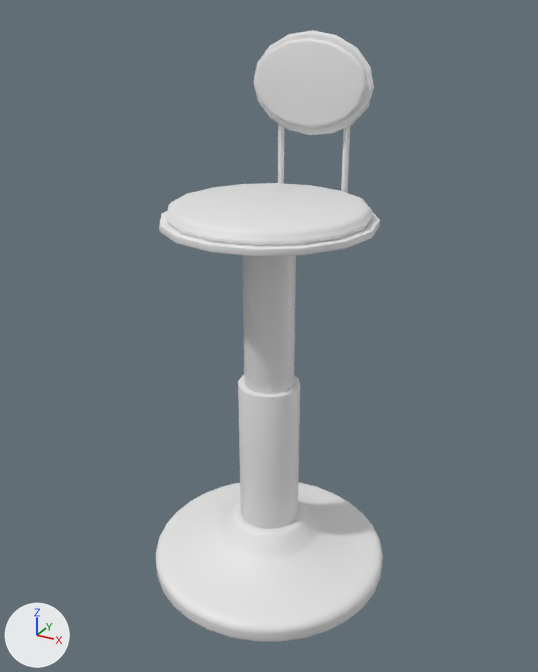
Renders of the FBX model Assets/FBX/BarStool.fbx from each side of a commit.
Rendered twice from a camera (50 mm lens) standing at (0.513, -0.933, 0.897) and looking at (0.0, -0.001, 0.431). The axes (+X, +Y, +Z) are drawn at lower left. The lights are the same throughout. Where no turn or scale is listed for an object, it has been applied to the vertices.
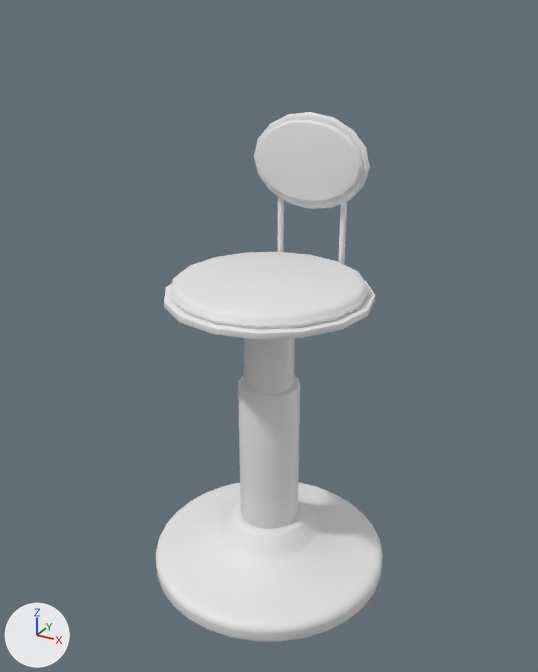
What differs and where, as boxes (x1, y1, x2, y2) in the pictures (538 x 672 px):
'Cylinder.003', moved: before (166, 183, 373, 246); after (170, 252, 369, 329)
'Cylinder.006', moved: before (255, 38, 366, 128); after (256, 119, 362, 202)
'Cylinder.002', moved: before (159, 211, 380, 394); after (164, 280, 375, 394)
'Cylinder.005', moved: before (253, 30, 374, 135); after (254, 112, 370, 209)
'Cylinder.004', moved: before (278, 123, 350, 193); after (278, 197, 347, 264)

Patch to the scene script:
```diff
--- a/Assets/FBX/BarStool.fbx.py
+++ b/Assets/FBX/BarStool.fbx.py
@@ ob_cylinder_006 @@
 ob_cylinder_006 = bpy.data.objects.new('Cylinder.006', me_cylinder_013)
-ob_cylinder_006.location = (0.0, 0.0, 0.0)
+ob_cylinder_006.location = (0.0, 0.0, -0.115)
@@ ob_cylinder_004 @@
 ob_cylinder_004 = bpy.data.objects.new('Cylinder.004', me_cylinder_011)
-ob_cylinder_004.location = (0.0, 0.0, 0.0)
+ob_cylinder_004.location = (0.0, 0.0, -0.115)
@@ ob_cylinder_005 @@
 ob_cylinder_005 = bpy.data.objects.new('Cylinder.005', me_cylinder_012)
-ob_cylinder_005.location = (0.0, 0.0, 0.0)
+ob_cylinder_005.location = (0.0, 0.0, -0.115)
@@ ob_cylinder_002 @@
 ob_cylinder_002 = bpy.data.objects.new('Cylinder.002', me_cylinder_009)
-ob_cylinder_002.location = (0.0, 0.0, 0.0)
+ob_cylinder_002.location = (0.0, 0.0, -0.115)
@@ ob_cylinder_003 @@
 ob_cylinder_003 = bpy.data.objects.new('Cylinder.003', me_cylinder_010)
-ob_cylinder_003.location = (0.0, 0.0, 0.0)
+ob_cylinder_003.location = (0.0, 0.0, -0.115)
```
